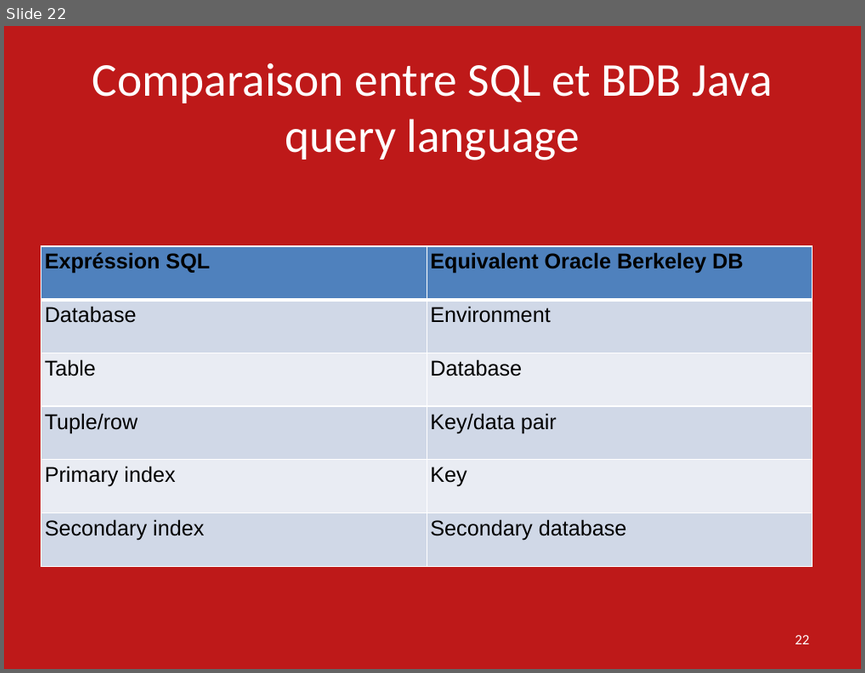
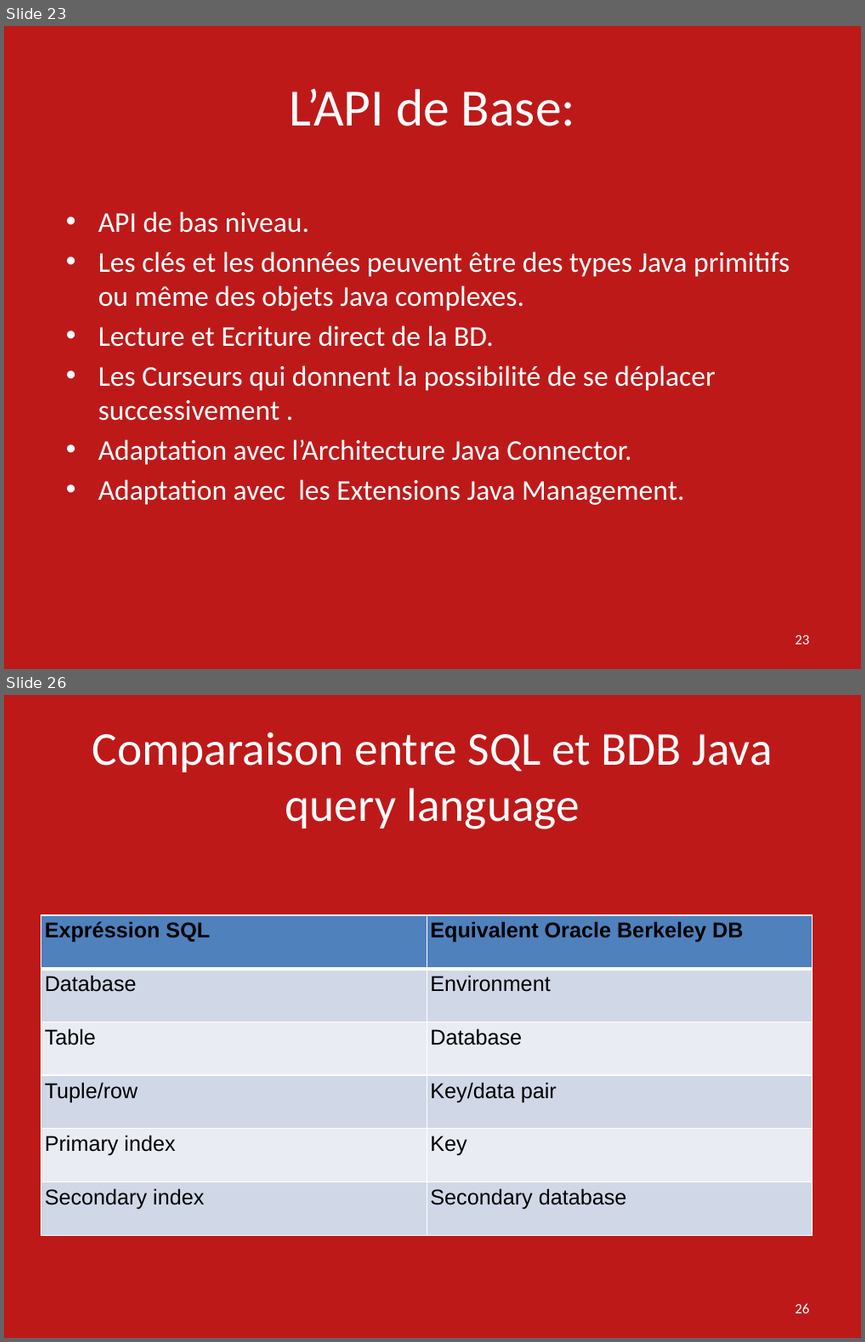
Before and after one commit to ebouhanna/SMB214-2016-Oracle-Berkeley-DB-JE, a slide deck: Presentation Oracle Berkeley DB SMB214.pptx. Shown one above the other, each under a label of ours: slide 22 before the commit, slides 23 and 26 after it; the slides between them are not shown. The pictures are 865x673 and 865x1342 pixels, drawn with LibreOffice and Linux fonts; fonts in the diff are those of the drawing. Boxes give left, top, right and bottom in pixels: in the first picture for what was removed or moved away, otherwise in the second. Text is boxed around its words. In the diff, an @@ line names an element or a change of style, - is before the commit and + after.

```diff
--- a/Presentation Oracle Berkeley DB SMB214.pptx
+++ b/Presentation Oracle Berkeley DB SMB214.pptx
@@ slide 23 added at [4,26,861,669], background #B80000 at 90% opacity @@
@@ title added at [289,89,575,126], 44 pt, text #FFFFFF @@
+L’API de Base:
@@ text added at [98,211,789,505], 24 pt, text #FFFFFF @@
+• API de bas niveau.
+• Les clés et les données peuvent être des types Java primitifs ou même des objets Java complexes.
+• Lecture et Ecriture direct de la BD.
+• Les Curseurs qui donnent la possibilité de se déplacer successivement .
+• Adaptation avec l’Architecture Java Connector.
+• Adaptation avec les Extensions Java Management.
@@ page number added at [794,635,809,644], 12 pt, text #FFFFFF @@
+23
@@ what was slide 22 is now slide 26 @@
@@ page number at [794,1303,809,1313]: text changed @@
-22
+26
```
Also in this commit, not shown: 7 slides changed, 3 other slides added, 1 other file.
